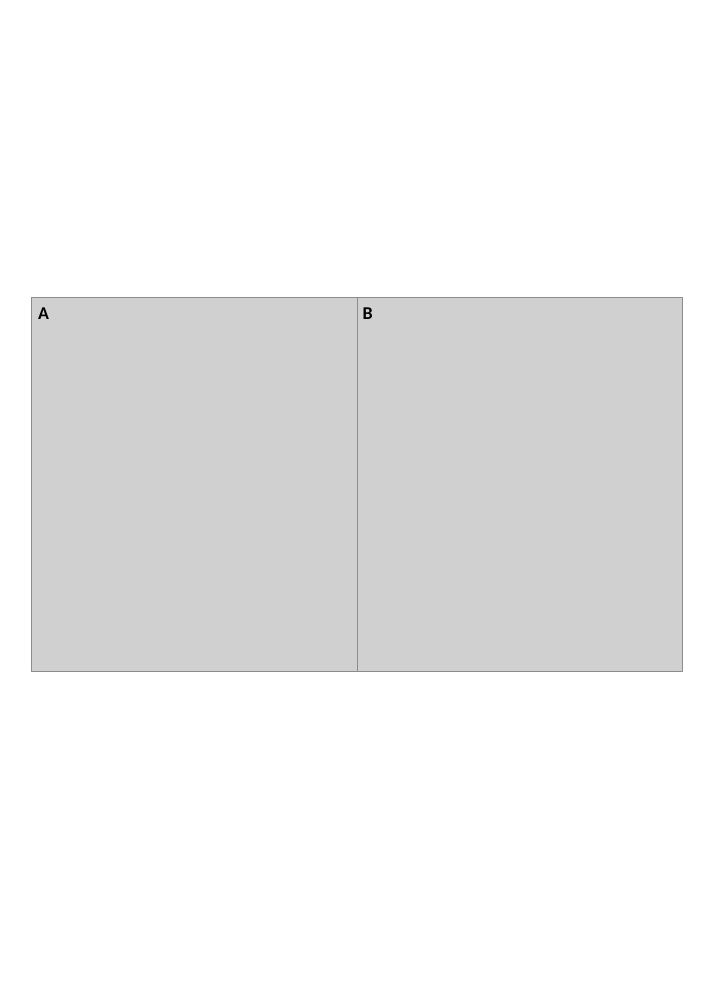
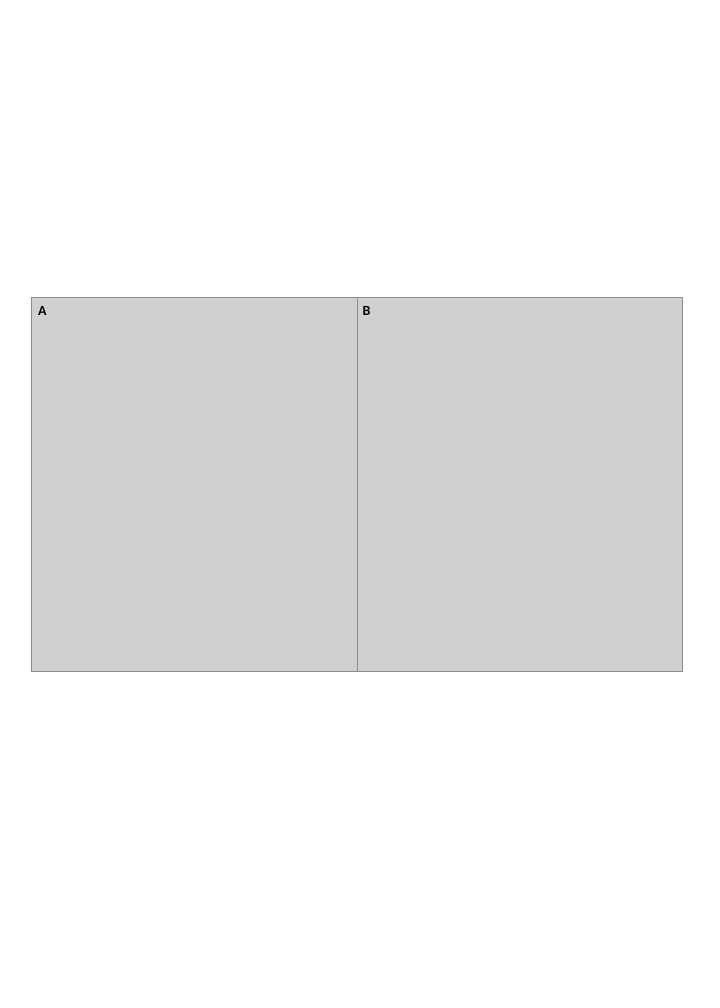
Before and after one commit to lindsayrutter/HoneyBeePaper, a slide deck: slide 9 of Manuscript/Images/Images.pptx. Drawn at 720x1008 pixels with LibreOffice and Linux fonts; fonts in the diff are those of the drawing; grey boxes stand for pictures. Boxes give left, top, right and bottom in pixels: in the first picture for what was removed or moved away, otherwise in the second. Text is boxed around its words. In the diff, an @@ line names an element or a change of style, - is before the commit and + after.

```diff
--- a/Manuscript/Images/Images.pptx
+++ b/Manuscript/Images/Images.pptx
@@ text "A" at [38, 306, 46, 315]: size 18 to 14 pt @@
@@ text "B" at [363, 306, 371, 315]: size 18 to 14 pt @@
```
Also in this commit, not shown: 2 other slides changed, 5 slides added, 45 other files.
